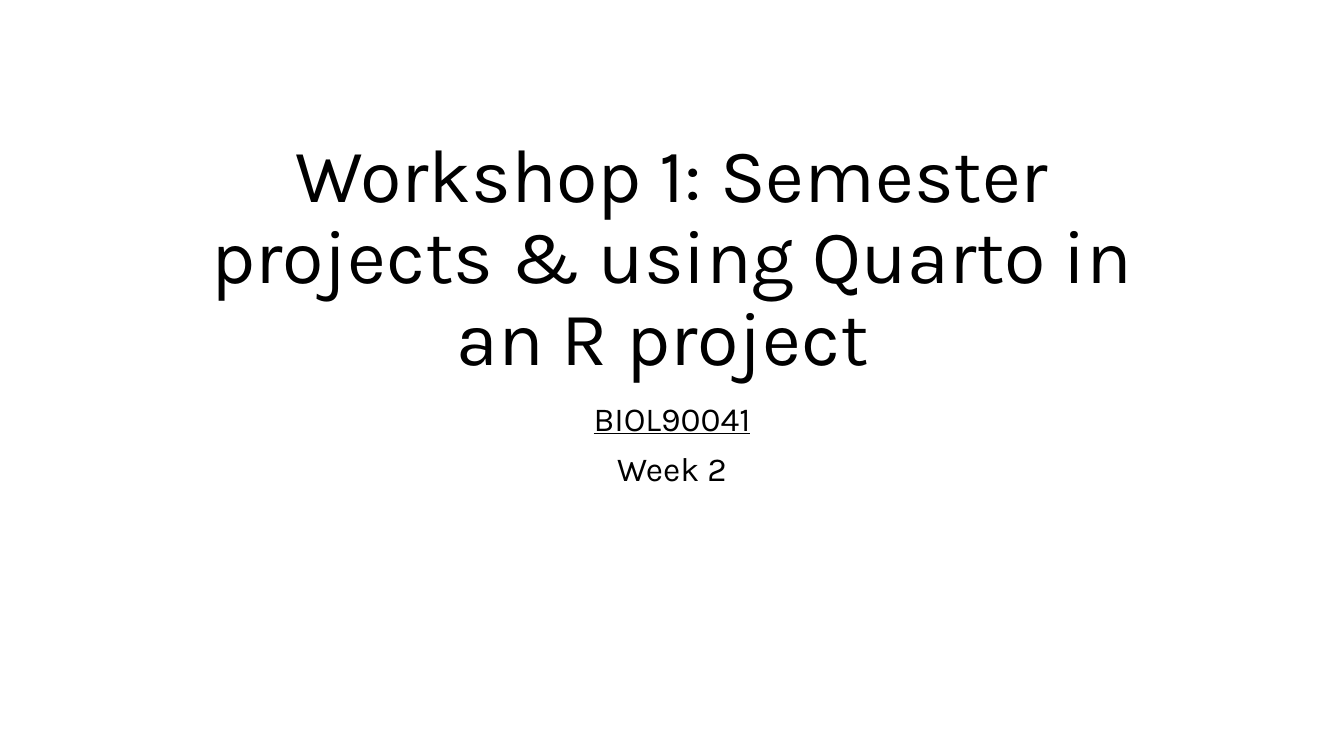
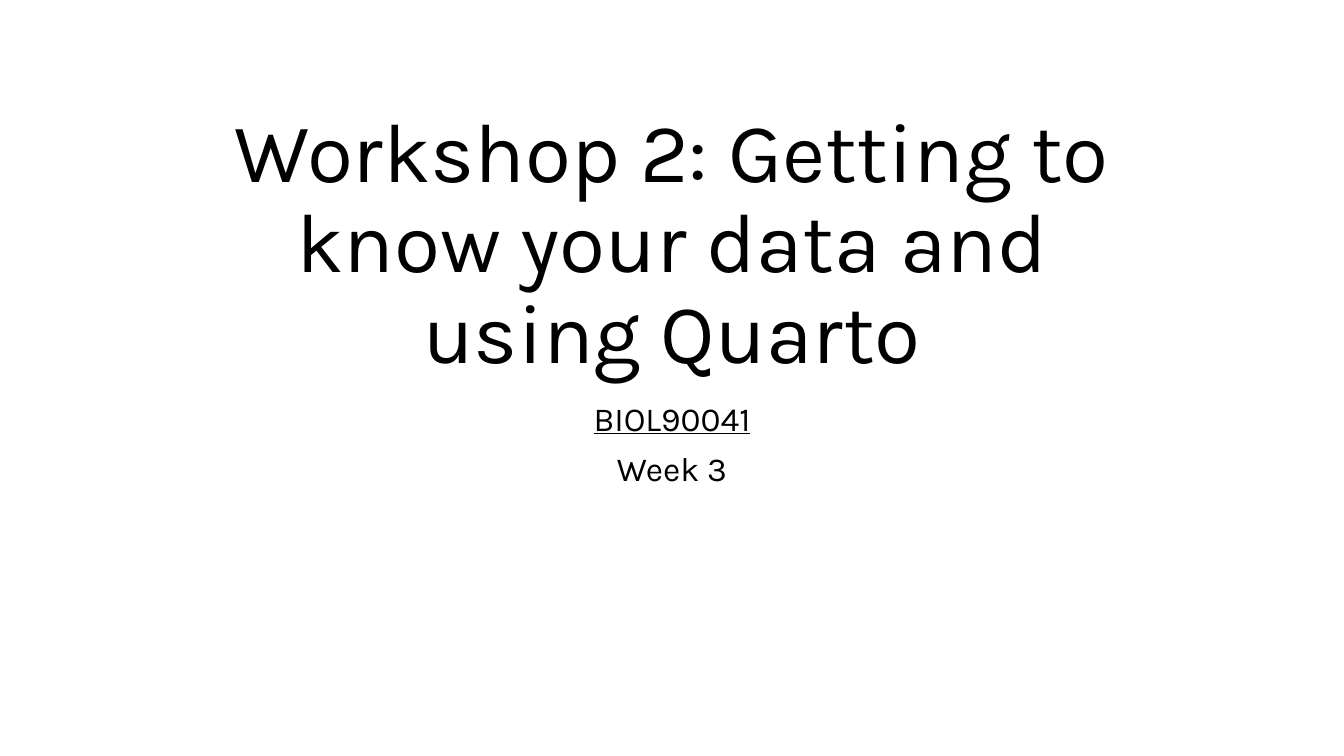
Before and after one commit to kris-wild/BIOL90041, a slide deck: slide 1 of Week_3/Workshop/Workshop_2.pptx. Drawn at 1344x756 pixels with LibreOffice and Linux fonts; fonts in the diff are those of the drawing. Boxes give left, top, right and bottom in pixels: in the first picture for what was removed or moved away, otherwise in the second. Text is boxed around its words. In the diff, an @@ line names an element or a change of style, - is before the commit and + after.

Commit message:
Week 3 materials

```diff
--- a/Week_3/Workshop/Workshop_2.pptx
+++ b/Week_3/Workshop/Workshop_2.pptx
@@ title at box(235, 124, 1108, 383): text changed; size 54 to 60 pt @@
-Workshop 1: Semester projects & using Quarto in an R project
+Workshop 2: Getting to know your data and using Quarto
@@ subtitle at box(617, 458, 727, 482): text changed @@
-Week 2
+Week 3
```
Also in this commit, not shown: 1 slide added, 16 slides removed, 7 other files.
